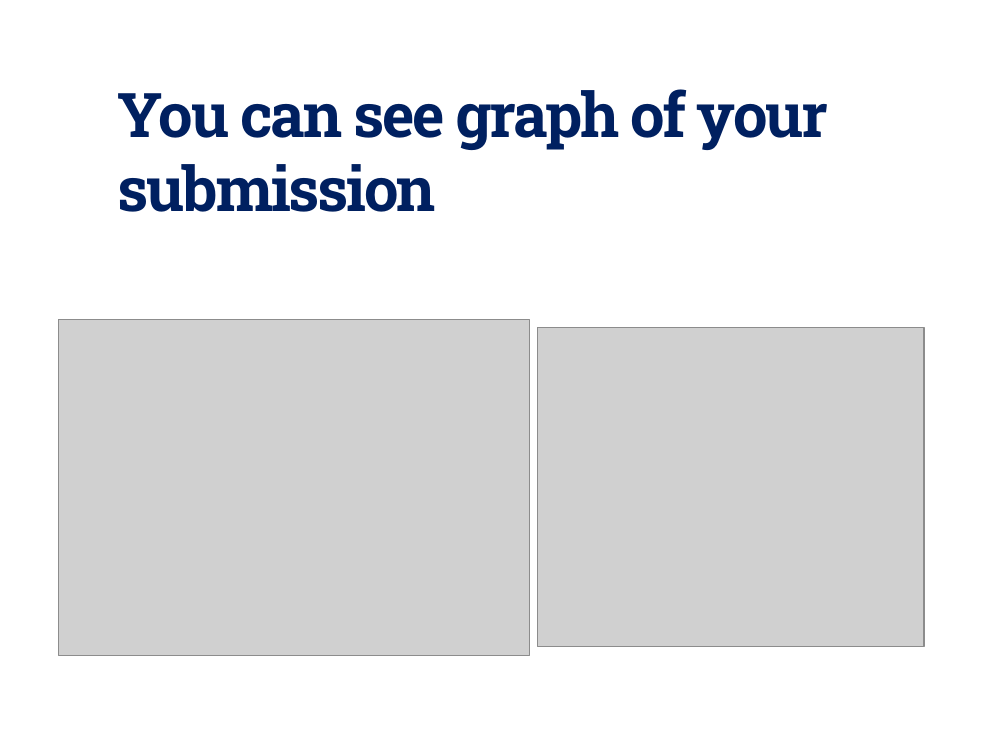
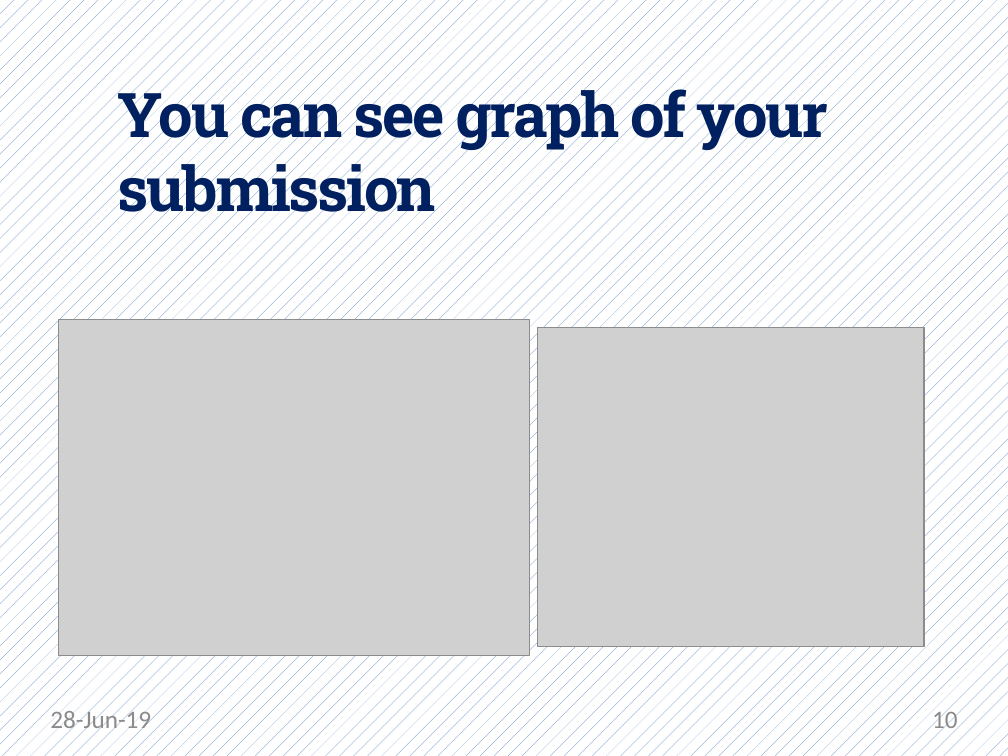
Before and after one commit to Dream-kid/Asp, a slide deck: slide 10 of sgipc.pptx. Drawn at 1008x756 pixels with LibreOffice and Linux fonts; fonts in the diff are those of the drawing; grey boxes stand for pictures. Boxes give left, top, right and bottom in pixels: in the first picture for what was removed or moved away, otherwise in the second. Text is boxed around its words. In the diff, an @@ line names an element or a change of style, - is before the commit and + after.

```diff
--- a/sgipc.pptx
+++ b/sgipc.pptx
@@ background #FFFFFF to pattern #4F81BD on #FFFFFF @@
@@ text added at <box>50,707,151,734</box>, 18 pt, text #8C8C8C @@
+28-Jun-19
@@ page number added at <box>932,707,958,734</box>, 18 pt, text #8C8C8C @@
+10
```
Also in this commit, not shown: 16 other slides changed, 4 slides added, 2 slides removed.
